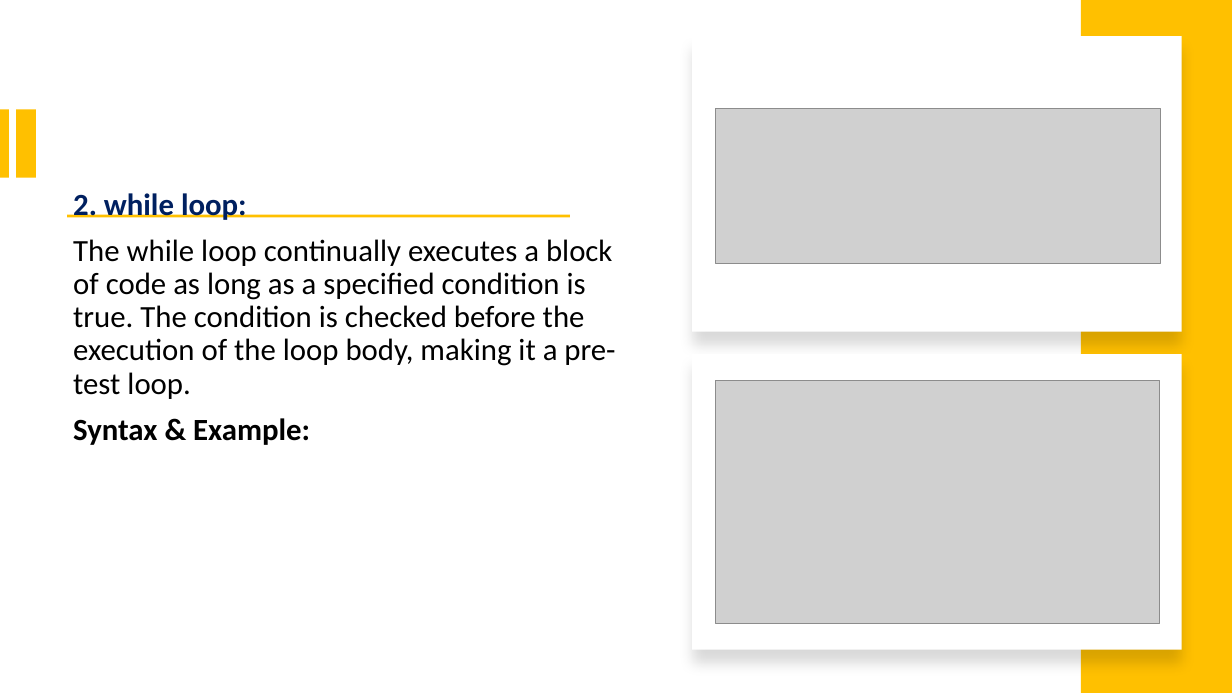
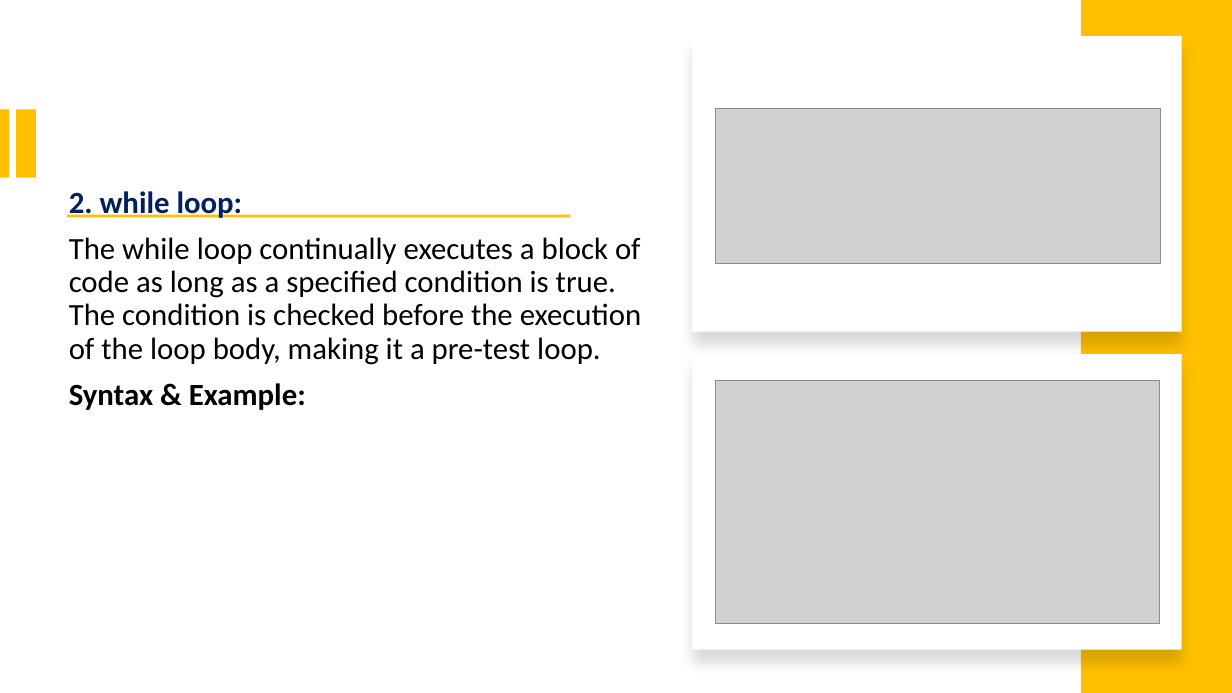
Before and after one commit to PRAMOD-VISHNU-NAIK/MCA-2nd-Sem-Shridevi-College, a slide deck: slide 73 of Theory Class-Notes/Java MCA-2.pptx (slide 65 before the commit). Drawn at 1232x693 pixels with LibreOffice and Linux fonts; fonts in the diff are those of the drawing; grey boxes stand for pictures. Boxes give left, top, right and bottom in pixels: in the first picture for what was removed or moved away, otherwise in the second. Text is boxed around its words. In the diff, an @@ line names an element or a change of style, - is before the commit and + after.

```diff
--- a/Theory Class-Notes/Java MCA-2.pptx
+++ b/Theory Class-Notes/Java MCA-2.pptx
@@ text "2. while loop:" rewrapped from <box>73,193,615,445</box> to <box>69,191,641,410</box> @@
```
Also in this commit, not shown: 4 other slides changed, 10 slides added, 4 slides removed.
